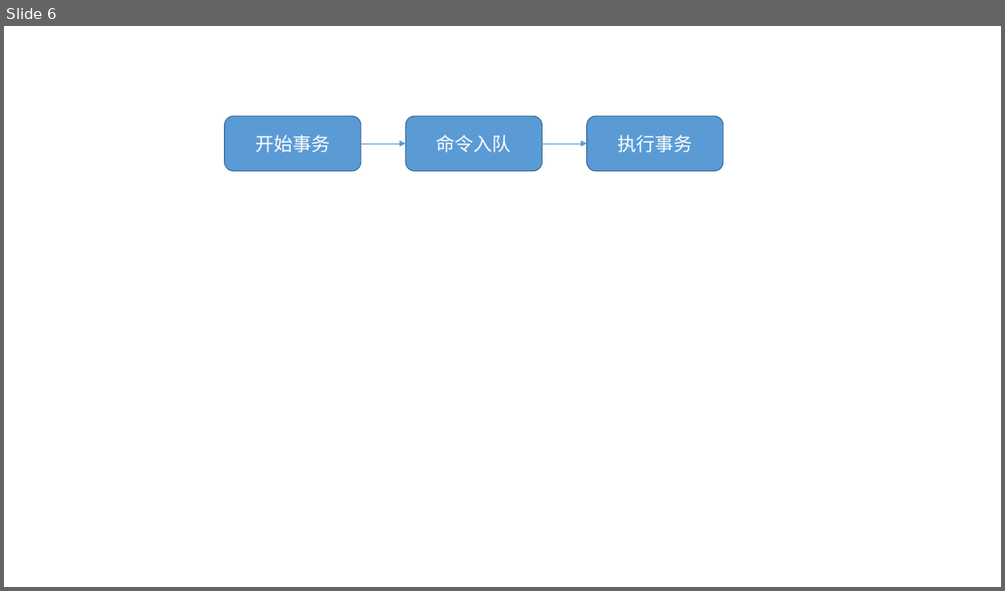
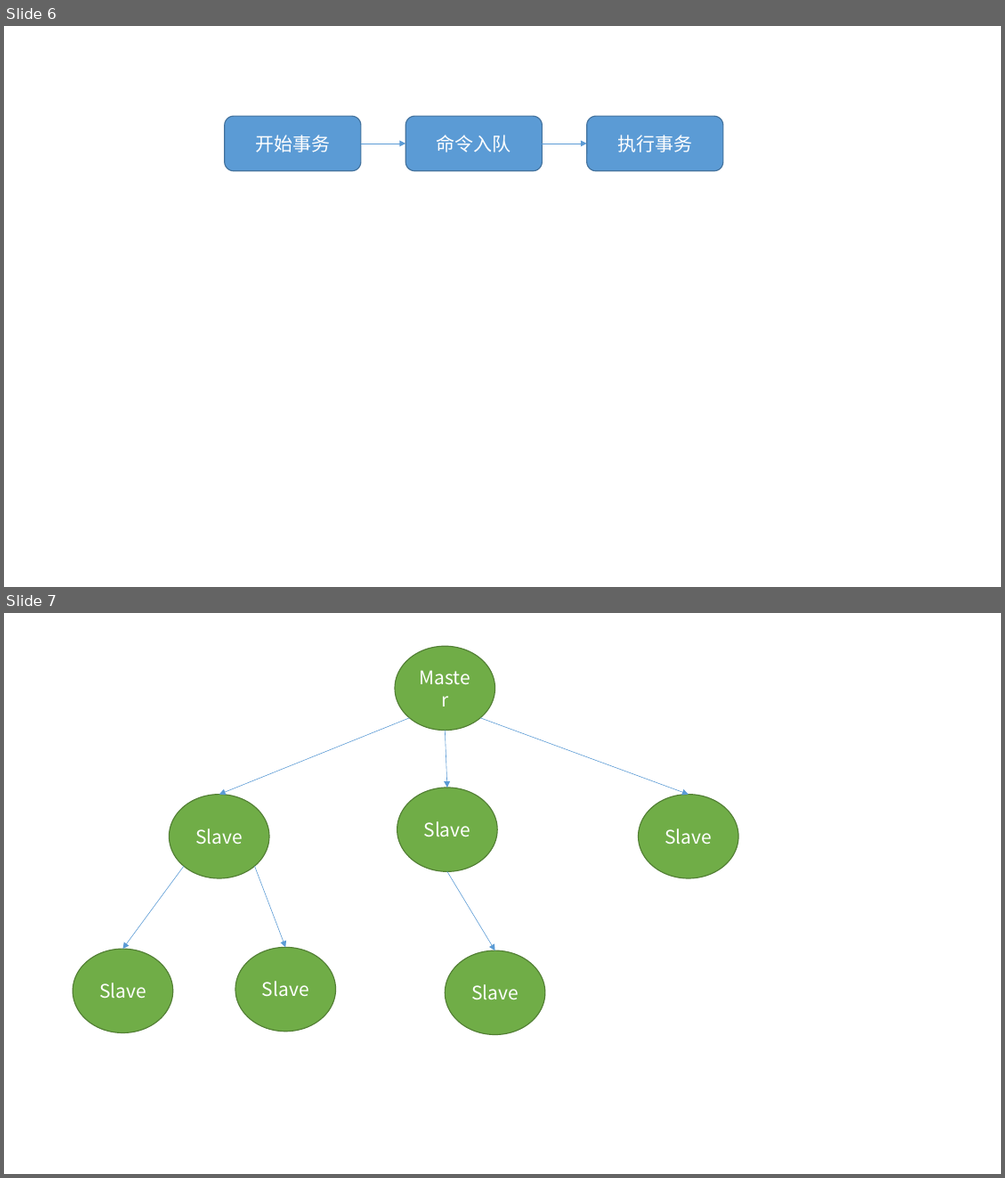
Before and after one commit to cxinping/Redis, a slide deck: Tools/redis架构图.pptx. Shown one above the other, each under a label of ours: slide 6 before the commit, slides 6 and 7 after it. The pictures are 1005x591 and 1005x1178 pixels, drawn with LibreOffice and Linux fonts; fonts in the diff are those of the drawing. Boxes give left, top, right and bottom in pixels: in the first picture for what was removed or moved away, otherwise in the second. Text is boxed around its words. In the diff, an @@ line names an element or a change of style, - is before the commit and + after.

Commit message:
添加实验软件

```diff
--- a/Tools/redis架构图.pptx
+++ b/Tools/redis架构图.pptx
@@ slide 7 added at [4,613,1001,1174], background #FFFFFF @@
@@ ellipse added at [395,646,495,730], fill #70AD47, outline #538035 1 pt, 18 pt, text #FFFFFF @@
+Master
@@ arrow added from (409, 718) to (219, 794), #5B9BD5 0.5 pt @@
@@ arrow added from (480, 718) to (688, 794), #5B9BD5 0.5 pt @@
@@ arrow added from (445, 730) to (447, 787), #5B9BD5 0.5 pt @@
@@ ellipse added at [170,794,269,877], fill #70AD47, outline #538035 1 pt, 18 pt, text #FFFFFF @@
+Slave
@@ ellipse added at [397,787,498,871], fill #70AD47, outline #538035 1 pt, 18 pt, text #FFFFFF @@
+Slave
@@ ellipse added at [638,794,738,877], fill #70AD47, outline #538035 1 pt, 18 pt, text #FFFFFF @@
+Slave
@@ arrow added from (184, 866) to (123, 949), #5B9BD5 0.5 pt @@
@@ arrow added from (254, 866) to (286, 948), #5B9BD5 0.5 pt @@
@@ arrow added from (447, 872) to (495, 950), #5B9BD5 0.5 pt @@
@@ ellipse added at [73,949,173,1032], fill #70AD47, outline #538035 1 pt, 18 pt, text #FFFFFF @@
+Slave
@@ ellipse added at [235,948,336,1031], fill #70AD47, outline #538035 1 pt, 18 pt, text #FFFFFF @@
+Slave
@@ ellipse added at [445,950,545,1034], fill #70AD47, outline #538035 1 pt, 18 pt, text #FFFFFF @@
+Slave
```
